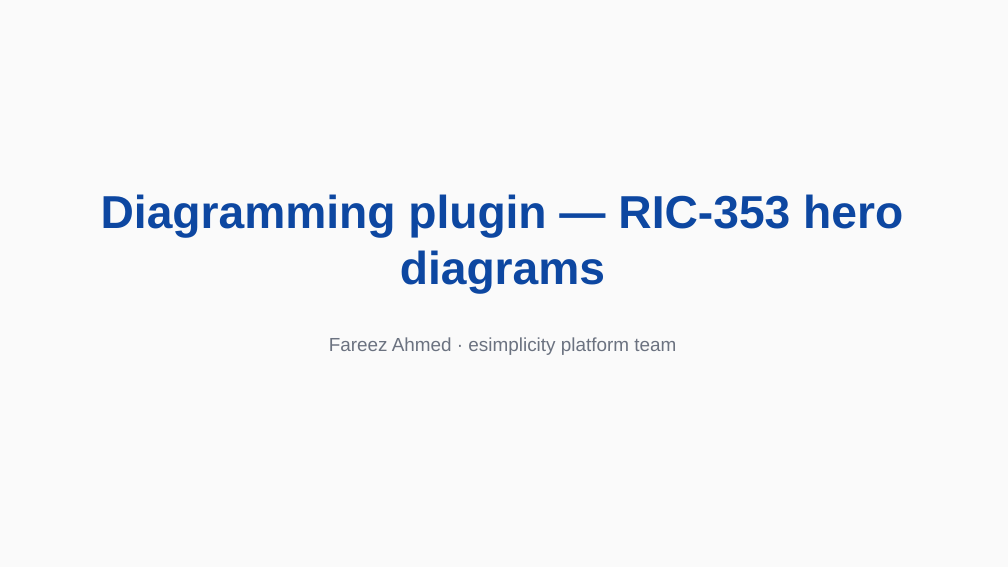
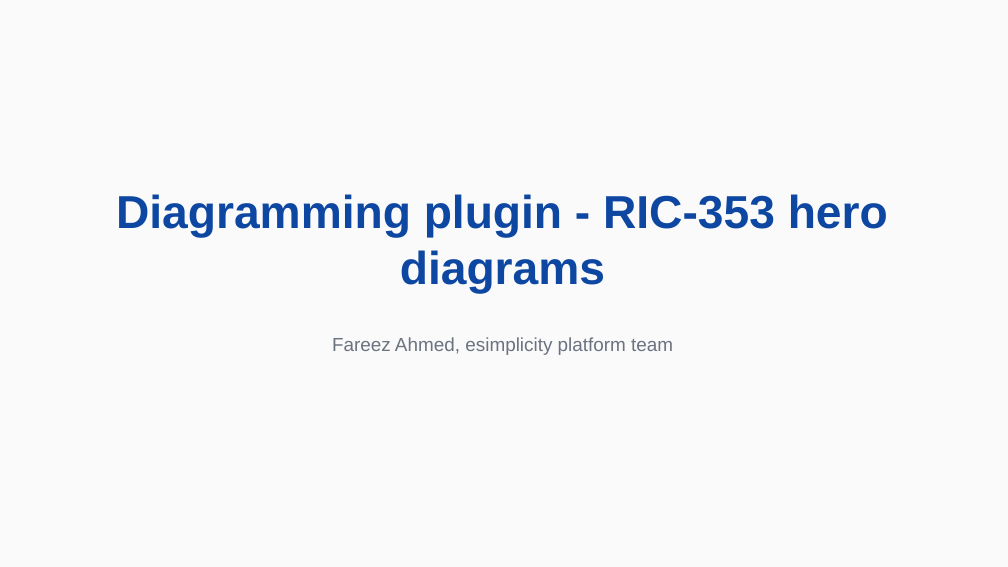
Before and after one commit to esimplicityinc/prima-delivery, a slide deck: slide 1 of plugins/diagramming/docs/decks/diagramming-hero-diagrams.pptx. Drawn at 1008x567 pixels with LibreOffice and Linux fonts; fonts in the diff are those of the drawing. Boxes give left, top, right and bottom in pixels: in the first picture for what was removed or moved away, otherwise in the second. Text is boxed around its words. In the diff, an @@ line names an element or a change of style, - is before the commit and + after.

```diff
--- a/plugins/diagramming/docs/decks/diagramming-hero-diagrams.pptx
+++ b/plugins/diagramming/docs/decks/diagramming-hero-diagrams.pptx
@@ text at (116, 194, 888, 293): text changed @@
-Diagramming plugin — RIC-353 hero diagrams
+Diagramming plugin - RIC-353 hero diagrams
@@ text at (332, 337, 673, 355): text changed @@
-Fareez Ahmed · esimplicity platform team
+Fareez Ahmed, esimplicity platform team
```
Also in this commit, not shown: 4 other slides changed, 23 other files.
